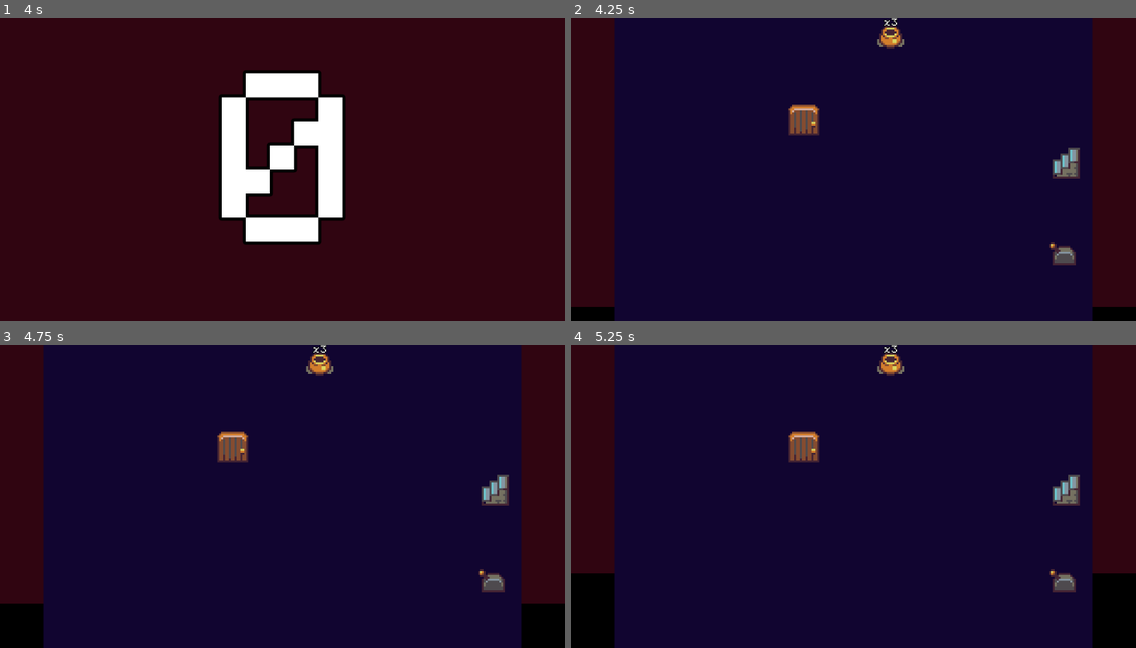
Above: before the commit, frames 1-4 (two rows, left to right).
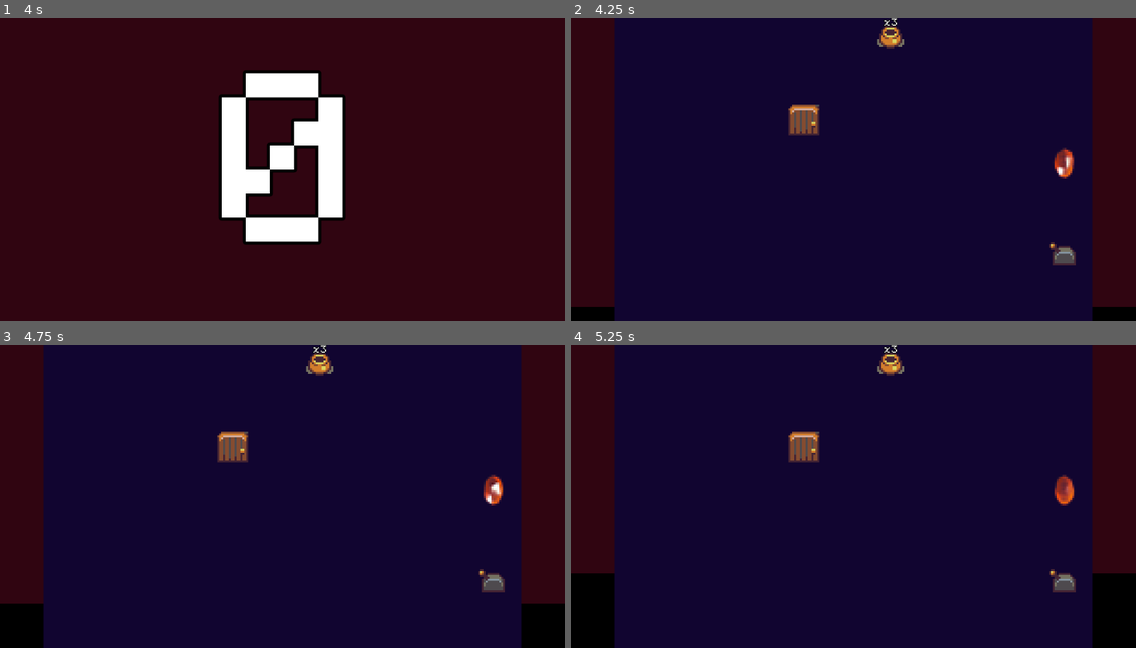
Above: after the commit, the same moments.

Repository: tedsteen/godot-cursors
Game: Godot game, scene res://level_intro.tscn
Same seed, same stepped clock (60 frames per second), same inputs: the game is played once before the commit and once after it. Sound files missing from this copy of the repository are replaced by a short silence.
Inputs (mouse positions are in pixels of both pictures, inside the frame that each line leads up to):
- Up to frame 1 (4 s): tap Enter at 0.5, 2.75 s; move the mouse to (406, 154) at 0.52 s; click (406, 154) at 0.67 s; move the mouse to (169, 184) at 1.27 s; click (169, 184) at 1.42 s; tap Space at 2, 3.5 s; move the mouse to (339, 102) at 2.02 s; click (339, 102) at 2.17 s; move the mouse to (254, 230) at 2.77 s; click (254, 230) at 2.92 s; move the mouse to (452, 214) at 3.52 s; click (452, 214) at 3.67 s
- Up to frame 2 (4.25 s): no input
- Up to frame 3 (4.75 s): move the mouse to (113, 451) at 4.27 s; click (113, 451) at 4.42 s
- Up to frame 4 (5.25 s): move the mouse to (881, 496) at 5.02 s; click (881, 496) at 5.17 s

Frame 1 is identical in both runs. In frame 2, 0.5% of the frame differs, in the area x 43-91%, y 28-54%; in frame 3, 0.5%; in frame 4, 0.5%.

Commit message:
better handling of things behind doors

Diff:
--- a/entities/door.gd
+++ b/entities/door.gd
@@ -13,6 +13,12 @@
 
 var pots: Array[Pot] = []
 
+func _ready():
+	var entity = get_hidden_entity()
+	if entity:
+		hidden_entity_container.add_child(entity)
+		entity.disable()
+
 func _physics_process(delta):
 	var total_pot_health = 0
 	for pot in pots:
@@ -21,8 +27,7 @@
 
 func handle_mouse(event: InputEventMouse):
 	if event is InputEventMouseButton && event.button_index == 1 && event.pressed:
-		if !open:
-			closed_click_audio.play()
+		if !open: closed_click_audio.play()
 
 func set_locked(p_locked: bool):
 	if locked != p_locked:
@@ -41,14 +46,12 @@
 			open_audio.play()
 			sprite.play("default")
 			var entity = get_hidden_entity()
-			if entity:
-				hidden_entity_container.add_child(entity)
+			if entity: entity.enable()
 		else:
 			sprite.play_backwards("default")
+			var entity = get_hidden_entity()
+			if entity: entity.disable()
 			await sprite.animation_finished
-			var entity = get_hidden_entity()
-			if entity && !entity.is_queued_for_deletion():
-				hidden_entity_container.remove_child(entity)
 			close_audio.play()
 
 func set_hidden_entity(entity: Entity):
--- a/entities/door.tscn
+++ b/entities/door.tscn
@@ -48,20 +48,15 @@
 
 [node name="Door" instance=ExtResource("1_iibm5")]
 script = ExtResource("2_vgnbq")
-metadata/_edit_vertical_guides_ = [64.0]
-metadata/_edit_horizontal_guides_ = [64.0]
 
 [node name="HiddenEntityContainer" type="Node2D" parent="." index="0"]
 unique_name_in_owner = true
 
 [node name="AnimatedSprite2D" parent="." index="1"]
-unique_name_in_owner = false
-position = Vector2(32, 32)
 scale = Vector2(4, 4)
 sprite_frames = SubResource("SpriteFrames_82wys")
 
 [node name="CollisionShape2D" parent="." index="2"]
-unique_name_in_owner = false
 position = Vector2(31.5, 34)
 shape = SubResource("RectangleShape2D_lsrlo")
 
--- a/entities/entity.gd
+++ b/entities/entity.gd
@@ -5,3 +5,9 @@
 
 func handle_mouse(_event: InputEventMouse):
 	push_warning("Unhandled mouse on %s" % self)
+
+func disable():
+	collision_shape.disabled = true
+
+func enable():
+	collision_shape.disabled = false
--- a/level.gd
+++ b/level.gd
@@ -47,16 +47,16 @@
 
 	var gem: Gem = gem_res.instantiate()
 	gem.add_to_group("gems")
-	#available_entities.append(gem)
+	available_entities.append(gem)
 
 	var stairs_up: StairsUp = stairs_up_res.instantiate()
 	stairs_up.add_to_group("up_stairs")
-	available_entities.append(stairs_up)
+	#available_entities.append(stairs_up)
 
 	var door: Door = door_res.instantiate()
 	door.add_to_group("doors")
 	door.pots = pots
-	door.hidden_entity = gem
+	door.hidden_entity = stairs_up
 	available_entities.append(door)
 
 	var lever = lever_res.instantiate()
